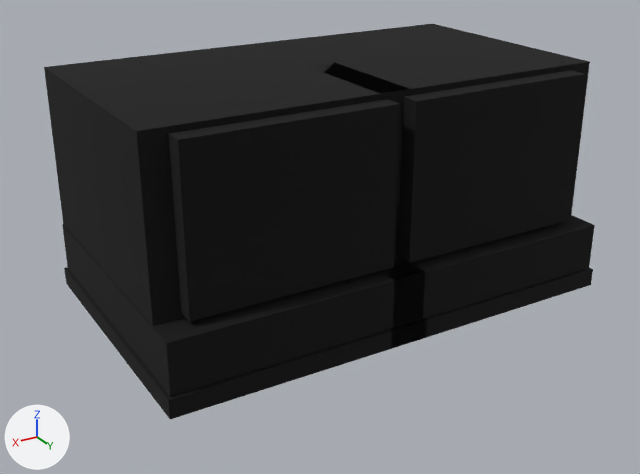
What one commit did to the OBJ model src/main/resources/assets/myvillage/models/equipment/items/xuantie_boots.obj.
Before and after are seen from a 50 mm lens placed at (0.483, 0.805, 0.453), pointed at (0.018, 0.03, 0.066). The lights are fixed; the arrows at lower left show +X, +Y and +Z. The older version comes first. Where no turn or scale is listed for an object, it has been applied to the vertices. Vertices at exactly the same position are counted once.

In view in the first picture: 'xuantie_boots'.
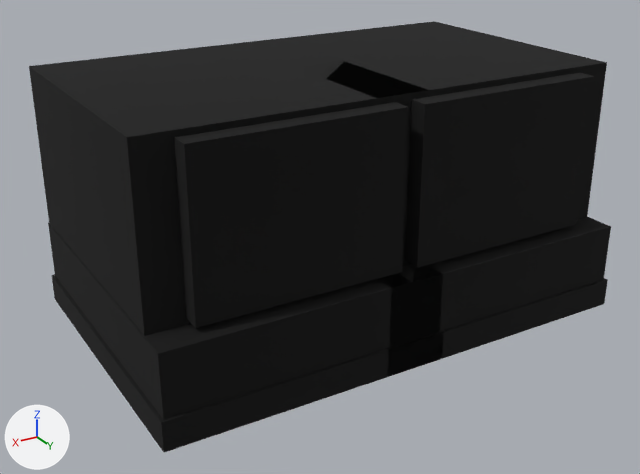
Boxes [x1, y1, x2, y2] around the edits, measured in the pictures (640 x 474 px; the box of a moved part takes in the faces that stretch with it):
```json
{"object": "xuantie_boots", "change": "reshaped", "before": [44, 24, 595, 419], "after": [29, 21, 611, 452], "on screen": "9% taller"}
{"part": 1, "of": "me_xuantie_boots", "change": "moved or reshaped", "before": [44, 41, 411, 326], "after": [29, 39, 430, 336]}
{"part": 2, "of": "me_xuantie_boots", "change": "moved or reshaped", "before": [168, 99, 400, 322], "after": [174, 102, 408, 328]}
{"part": 3, "of": "me_xuantie_boots", "change": "moved or reshaped", "before": [62, 224, 425, 396], "after": [48, 223, 443, 420]}
{"part": 4, "of": "me_xuantie_boots", "change": "moved or reshaped", "before": [64, 267, 427, 419], "after": [52, 274, 444, 452]}
{"part": 5, "of": "me_xuantie_boots", "change": "moved or reshaped", "before": [254, 24, 590, 261], "after": [240, 21, 607, 264]}
{"part": 6, "of": "me_xuantie_boots", "change": "moved or reshaped", "before": [398, 70, 585, 263], "after": [405, 73, 595, 268]}
{"part": 7, "of": "me_xuantie_boots", "change": "moved or reshaped", "before": [381, 215, 595, 327], "after": [378, 217, 611, 346]}
{"part": 8, "of": "me_xuantie_boots", "change": "moved or reshaped", "before": [389, 268, 593, 348], "after": [387, 278, 608, 376]}
```

Scene script edits in JSON lines:
```json
{"block": "me_xuantie_boots", "where": "# used by ob_xuantie_boots; location = (0.0, 0.0, 0.0)"}
{"op": "remove", "block": "me_xuantie_boots", "code": "me_xuantie_boots.from_pydata(...)  # 64 vertices, 48 faces; spans x -0.259..0.259, y -0.141..0.175, z -0.003..0.25"}
{"op": "add", "block": "me_xuantie_boots", "code": "me_xuantie_boots.from_pydata(...)  # 64 vertices, 48 faces; spans x -0.272..0.272, y -0.153..0.188, z -0.025..0.25"}
{"block": "me_xuantie_boots", "change": "me_xuantie_boots part 1: the loose piece of 8 vertices spanning x -0.018..0.255, y -0.138..0.138, z 0.028..0.25 is scaled about its middle by (1.09, 1.09, 1.07), then moved by (0.0, 0.0, -0.008)"}
{"block": "me_xuantie_boots", "change": "me_xuantie_boots part 2: the loose piece of 8 vertices spanning x 0.009..0.228, y 0.132..0.158, z 0.078..0.244 is moved by (0.0, 0.013, 0.0)"}
{"block": "me_xuantie_boots", "change": "me_xuantie_boots part 3: the loose piece of 8 vertices spanning x -0.019..0.256, y -0.138..0.172, z 0.019..0.072 is scaled about its middle by (1.09, 1.08, 1.24), then moved by (0.0, 0.0, -0.006)"}
{"block": "me_xuantie_boots", "change": "me_xuantie_boots part 4: the loose piece of 8 vertices spanning x -0.022..0.259, y -0.141..0.175, z -0.003..0.018 is scaled about its middle by (1.09, 1.08, 1.56), then moved by (0.0, 0.0, -0.017)"}
{"block": "me_xuantie_boots", "change": "me_xuantie_boots part 5: the loose piece of 8 vertices spanning x -0.255..0.018, y -0.138..0.138, z 0.028..0.25 is scaled about its middle by (1.09, 1.09, 1.07), then moved by (0.0, 0.0, -0.008)"}
{"block": "me_xuantie_boots", "change": "me_xuantie_boots part 6: the loose piece of 8 vertices spanning x -0.228..-0.009, y 0.132..0.158, z 0.078..0.244 is moved by (0.0, 0.013, 0.0)"}
{"block": "me_xuantie_boots", "change": "me_xuantie_boots part 7: the loose piece of 8 vertices spanning x -0.256..0.019, y -0.138..0.172, z 0.019..0.072 is scaled about its middle by (1.09, 1.08, 1.24), then moved by (0.0, 0.0, -0.006)"}
{"block": "me_xuantie_boots", "change": "me_xuantie_boots part 8: the loose piece of 8 vertices spanning x -0.259..0.022, y -0.141..0.175, z -0.003..0.018 is scaled about its middle by (1.09, 1.08, 1.56), then moved by (0.0, 0.0, -0.017)"}
```
